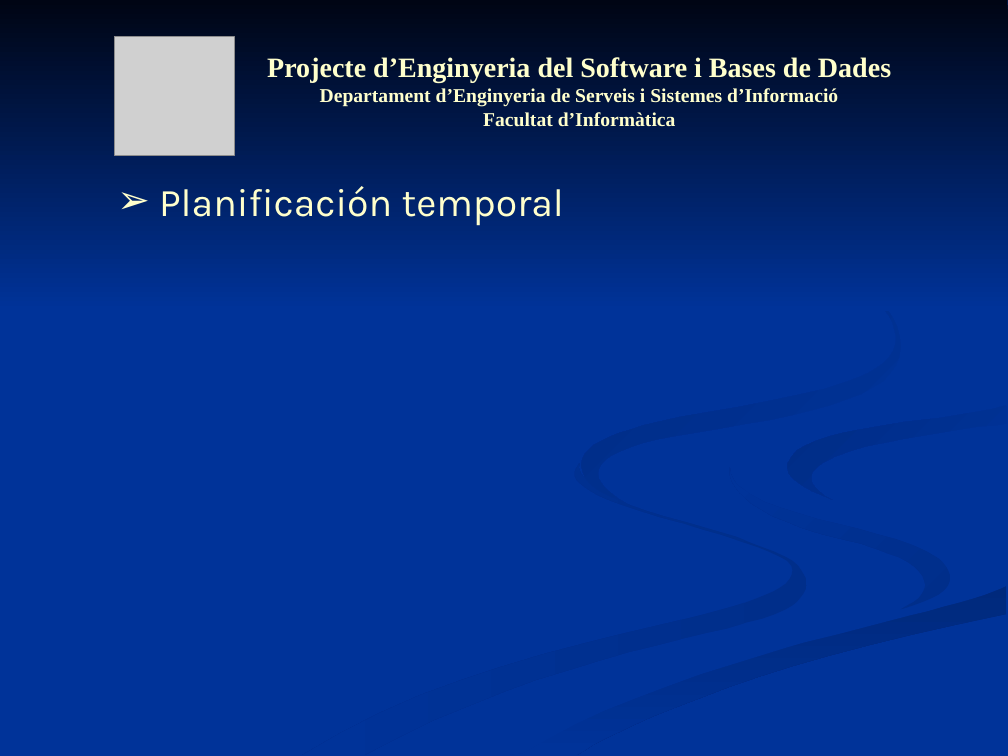
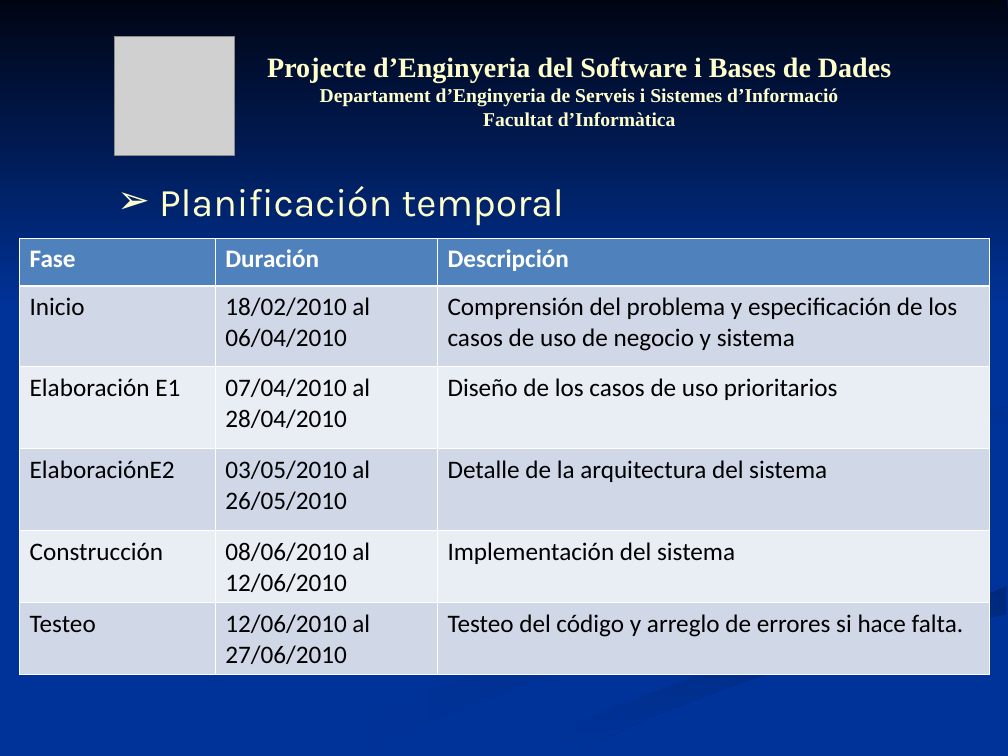
Before and after one commit to mvm9289/escfib, a slide deck: slide 11 of Docs/0910Q2-08-I-1-1.0-Presentacion.ppt. Drawn at 1008x756 pixels with LibreOffice and Linux fonts; fonts in the diff are those of the drawing; grey boxes stand for pictures. Boxes give left, top, right and bottom in pixels: in the first picture for what was removed or moved away, otherwise in the second. Text is boxed around its words. In the diff, an @@ line names an element or a change of style, - is before the commit and + after.

```diff
--- a/Docs/0910Q2-08-I-1-1.0-Presentacion.ppt
+++ b/Docs/0910Q2-08-I-1-1.0-Presentacion.ppt
@@ table added at (x1=20, y1=238, x2=989, y2=674), 6 rows, 3 columns @@
+Fase | Duración | Descripción
+Inicio | 18/02/2010 al 06/04/2010 | Comprensión del problema y especificación de los casos de uso de negocio y sistema
+Elaboración E1 | 07/04/2010 al 28/04/2010 | Diseño de los casos de uso prioritarios
+ElaboraciónE2 | 03/05/2010 al 26/05/2010 | Detalle de la arquitectura del sistema
+Construcción | 08/06/2010 al 12/06/2010 | Implementación del sistema
+Testeo | 12/06/2010 al 27/06/2010 | Testeo del código y arreglo de errores si hace falta.
```
Also in this commit, not shown: 1 other slide changed.
